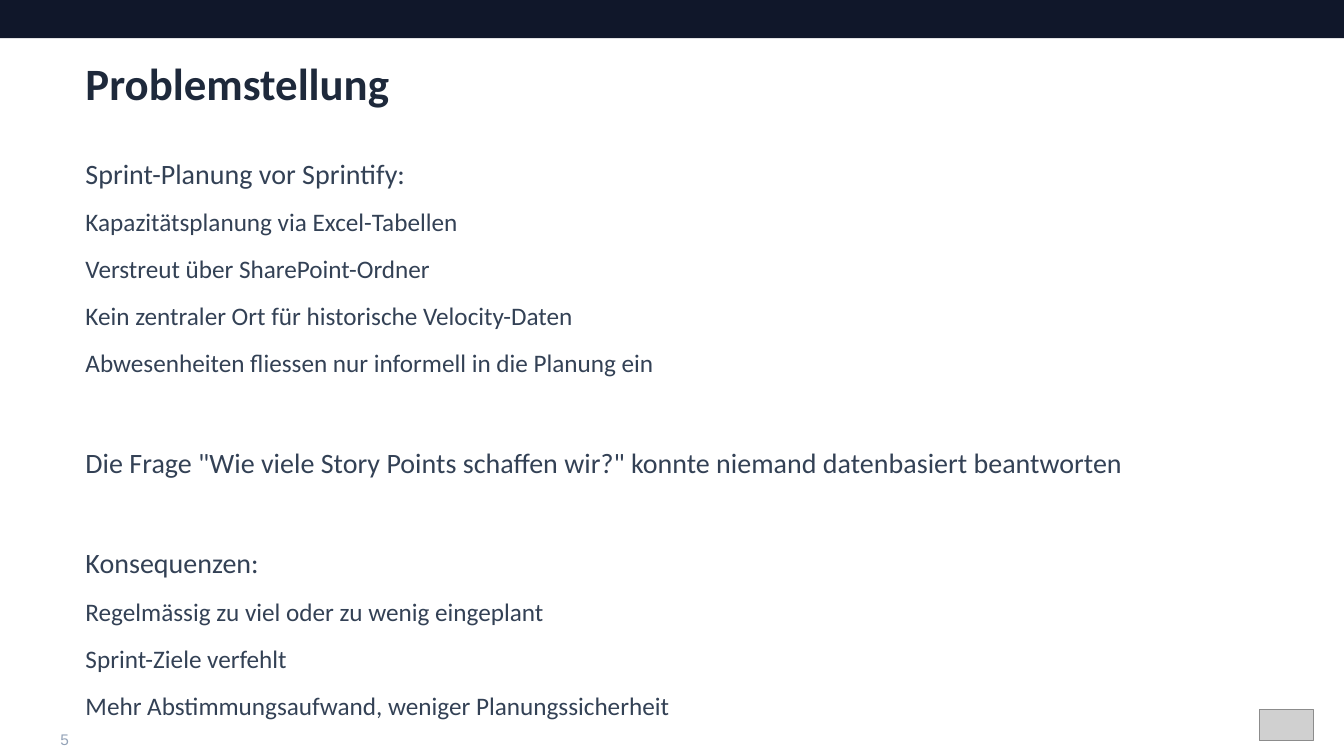
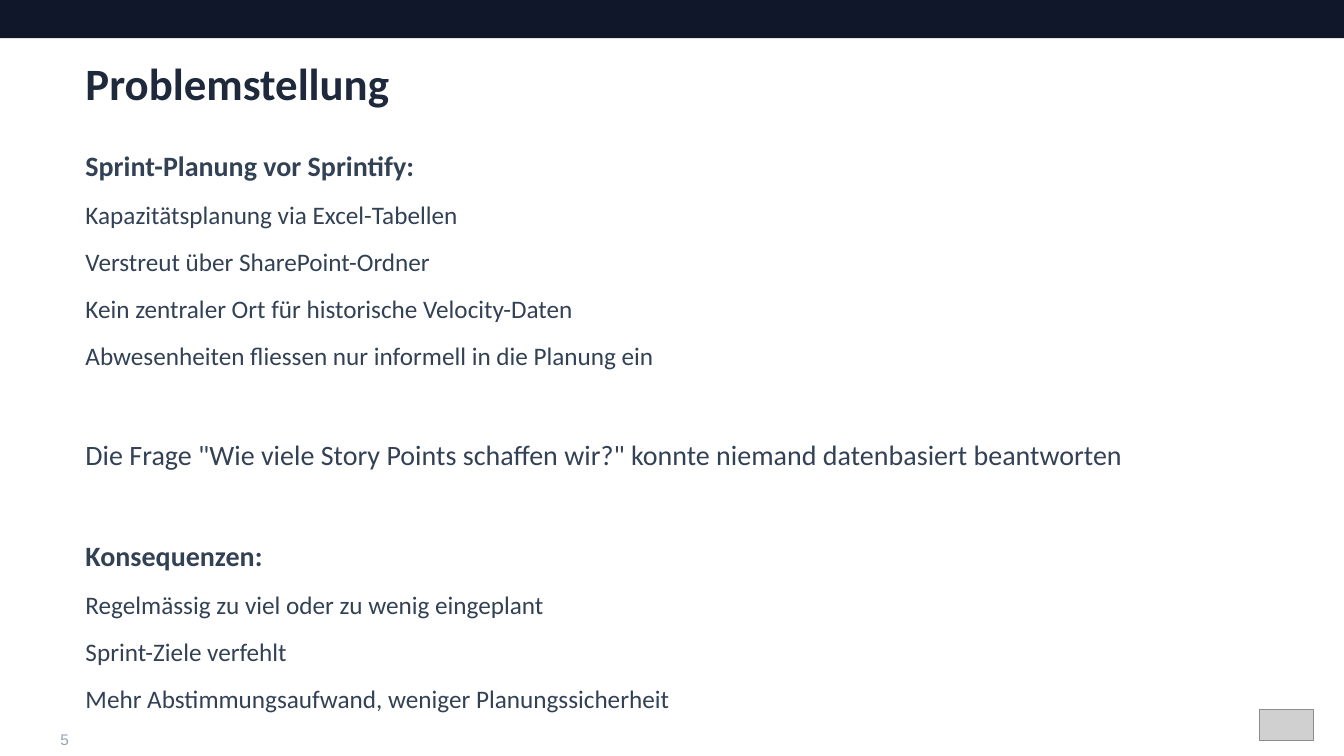
Before and after one commit to Timohone/sprintify, a slide deck: slide 5 of docs/Sprintify_Praesentation_final.pptx. Drawn at 1344x756 pixels with LibreOffice and Linux fonts; fonts in the diff are those of the drawing; grey boxes stand for pictures. Boxes give left, top, right and bottom in pixels: in the first picture for what was removed or moved away, otherwise in the second. Text is boxed around its words. In the diff, an @@ line names an element or a change of style, - is before the commit and + after.

```diff
--- a/docs/Sprintify_Praesentation_final.pptx
+++ b/docs/Sprintify_Praesentation_final.pptx
@@ text "Sprint-Planung vor Sprintify:": place and size @@
-text "Sprint-Planung vor Sprintify:" at (85, 164, 1122, 720)
+text "Sprint-Planung vor Sprintify:" at (85, 156, 1122, 713)
@@ text at (85, 156, 414, 571): bold on in "Sprint-Planung vor Sprintify:", "Konsequenzen:" @@
```
Also in this commit, not shown: 12 other slides changed.
